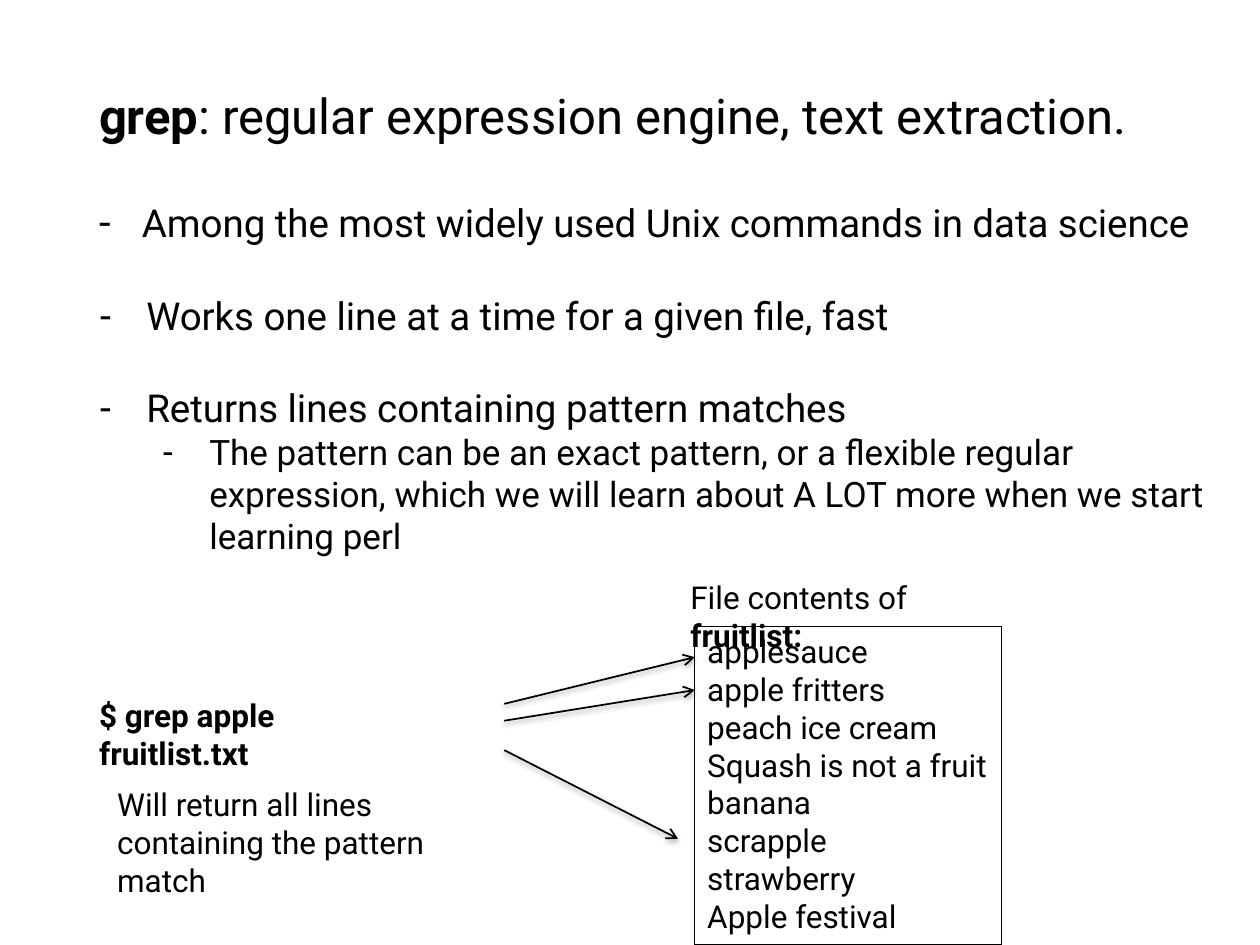
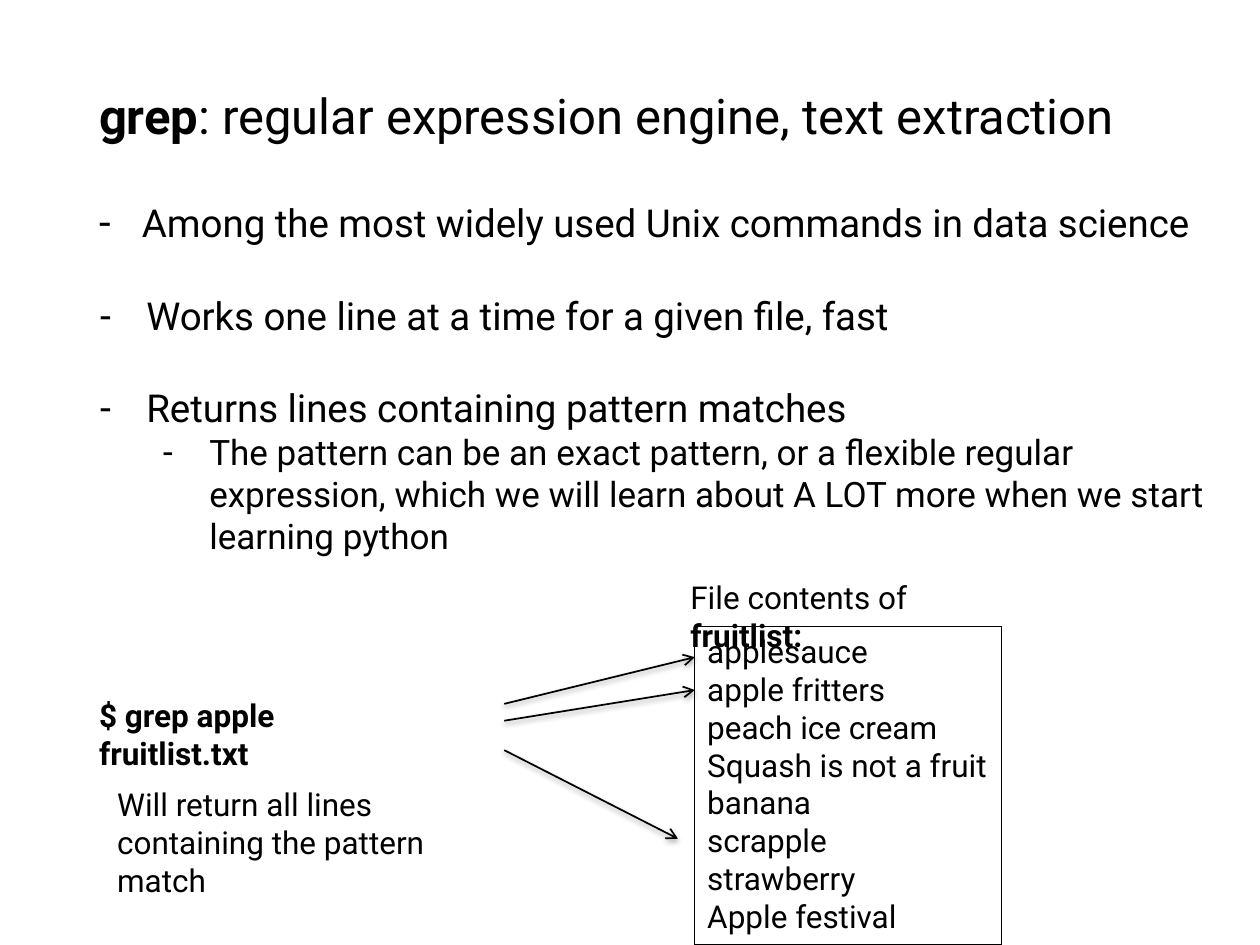
Before and after one commit to tparchman/F22_BIOL792_coursepage, a slide deck: slide 21 of week2_UnixII/week2.pptx. Drawn at 1260x945 pixels with LibreOffice and Linux fonts; fonts in the diff are those of the drawing. Boxes give left, top, right and bottom in pixels: in the first picture for what was removed or moved away, otherwise in the second. Text is boxed around its words. In the diff, an @@ line names an element or a change of style, - is before the commit and + after.

```diff
--- a/week2_UnixII/week2.pptx
+++ b/week2_UnixII/week2.pptx
@@ text at [99, 97, 1114, 145]: text changed @@
-grep: regular expression engine, text extraction.
+grep: regular expression engine, text extraction
@@ text at [209, 438, 1203, 557]: text changed @@
-  – The pattern can be an exact pattern, or a flexible regular expression, which we will learn about A LOT more when we start learning perl
+  – The pattern can be an exact pattern, or a flexible regular expression, which we will learn about A LOT more when we start learning python
```
Also in this commit, not shown: 5 other slides changed.
